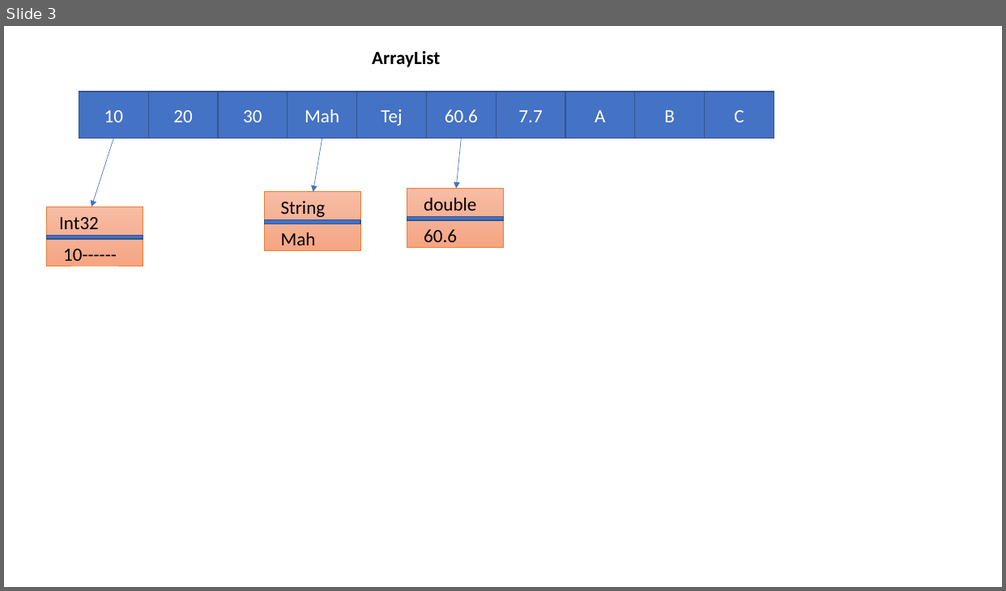
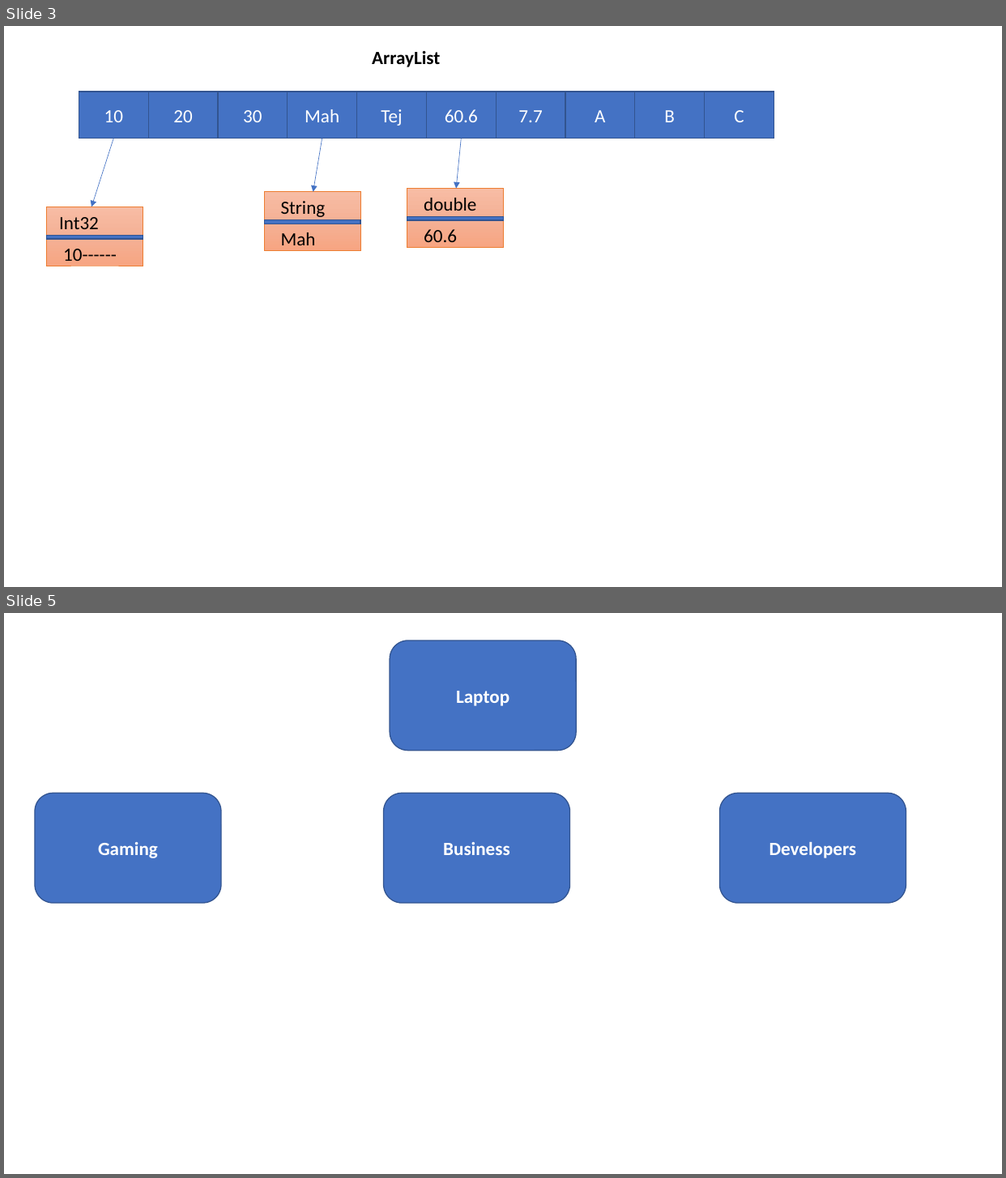
Before and after one commit to maheshsabnis/NetFrwk_Projects, a slide deck: Training-Images.pptx. Shown one above the other, each under a label of ours: slide 3 before the commit, slides 3 and 5 after it; the slides between them are not shown. The pictures are 1006x591 and 1006x1178 pixels, drawn with LibreOffice and Linux fonts; fonts in the diff are those of the drawing. Boxes give left, top, right and bottom in pixels: in the first picture for what was removed or moved away, otherwise in the second. Text is boxed around its words. In the diff, an @@ line names an element or a change of style, - is before the commit and + after.

```diff
--- a/Training-Images.pptx
+++ b/Training-Images.pptx
@@ slide 5 added at (4,613,1002,1174), background #FFFFFF @@
@@ rounded rectangle added at (390,641,576,751), fill #4472C4, outline #325491 1 pt, 18 pt, text #FFFFFF, bold @@
+Laptop
@@ rounded rectangle added at (35,794,221,904), fill #4472C4, outline #325491 1 pt, 18 pt, text #FFFFFF, bold @@
+Gaming
@@ rounded rectangle added at (384,794,570,904), fill #4472C4, outline #325491 1 pt, 18 pt, text #FFFFFF, bold @@
+Business
@@ rounded rectangle added at (720,794,906,904), fill #4472C4, outline #325491 1 pt, 18 pt, text #FFFFFF, bold @@
+Developers
```
Also in this commit, not shown: 1 other slide added.
